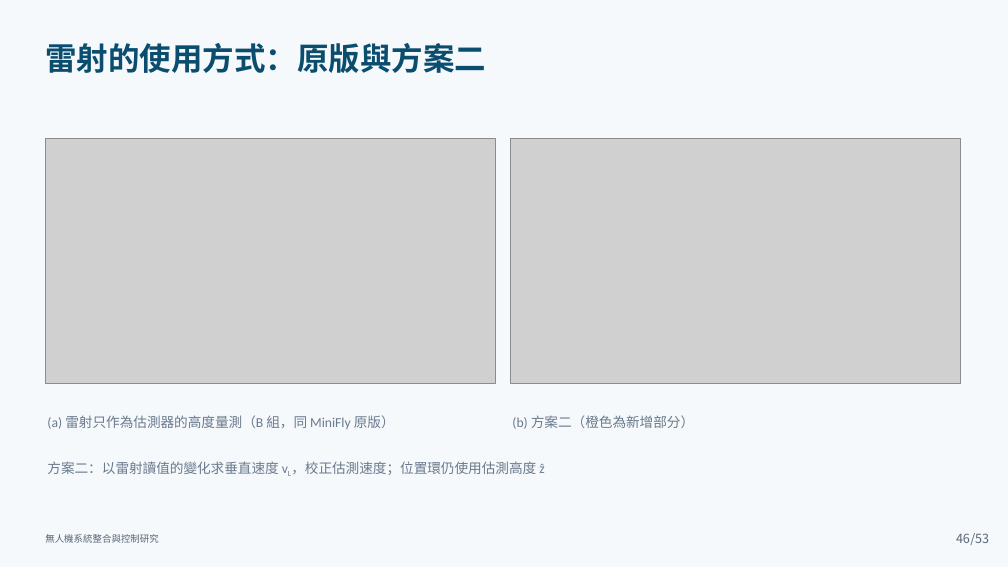
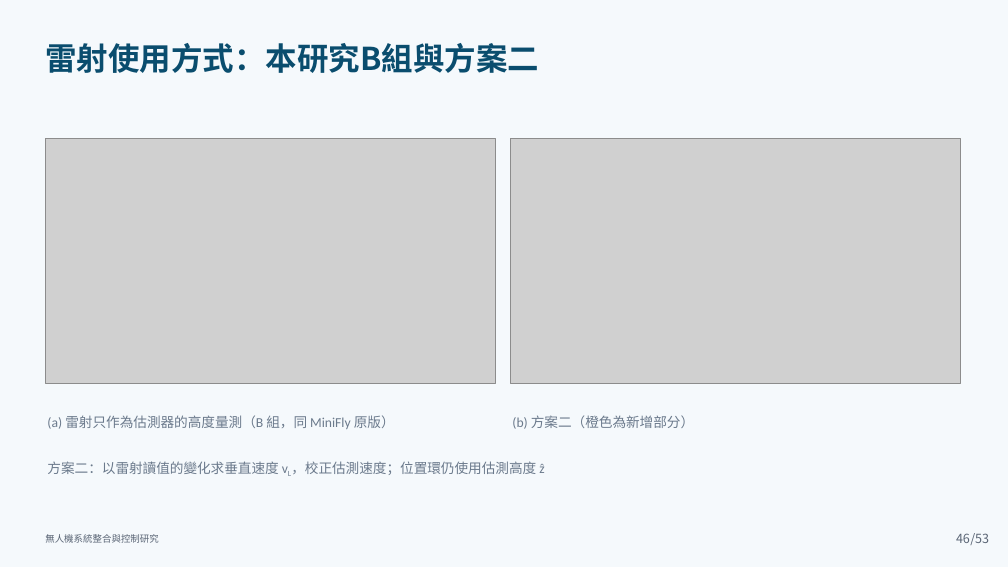
Before and after one commit to lingken1028/-, a slide deck: slide 46 of 無人機系統整合與控制研究_口試簡報 (2).pptx. Drawn at 1008x567 pixels with LibreOffice and Linux fonts; fonts in the diff are those of the drawing; grey boxes stand for pictures. Boxes give left, top, right and bottom in pixels: in the first picture for what was removed or moved away, otherwise in the second. Text is boxed around its words. In the diff, an @@ line names an element or a change of style, - is before the commit and + after.

```diff
--- a/無人機系統整合與控制研究_口試簡報 (2).pptx
+++ b/無人機系統整合與控制研究_口試簡報 (2).pptx
@@ text at [45, 43, 539, 73]: text changed @@
-雷射的使用方式：原版與方案二
+雷射使用方式：本研究B組與方案二
```
Also in this commit, not shown: 9 other slides changed, 1 slide added.
